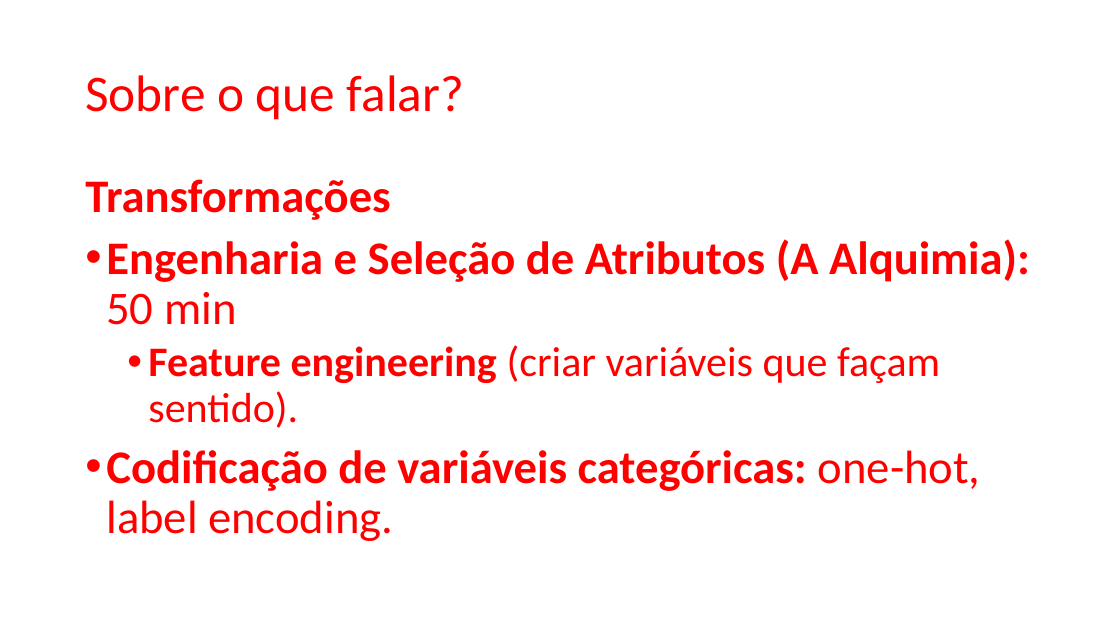
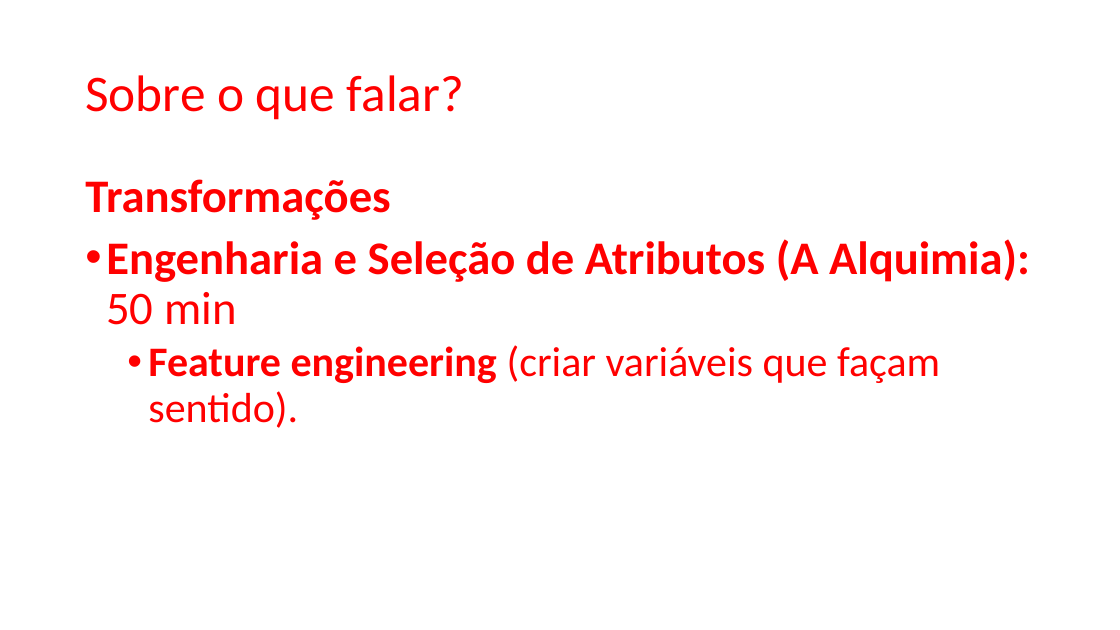
Before and after one commit to zz4fap/c24_inteligencia_artificial, a slide deck: slide 28 of slides/C24_Transformações.pptx (slide 25 before the commit). Drawn at 1120x630 pixels with LibreOffice and Linux fonts; fonts in the diff are those of the drawing. Boxes give left, top, right and bottom in pixels: in the first picture for what was removed or moved away, otherwise in the second. Text is boxed around its words. In the diff, an @@ line names an element or a change of style, - is before the commit and + after.

```diff
--- a/slides/C24_Transformações.pptx
+++ b/slides/C24_Transformações.pptx
@@ text at <box>106,450,981,541</box>: paragraph removed @@
-• Codificação de variáveis categóricas: one-hot, label encoding.
```
Also in this commit, not shown: 3 other slides changed, 1 slide added.
